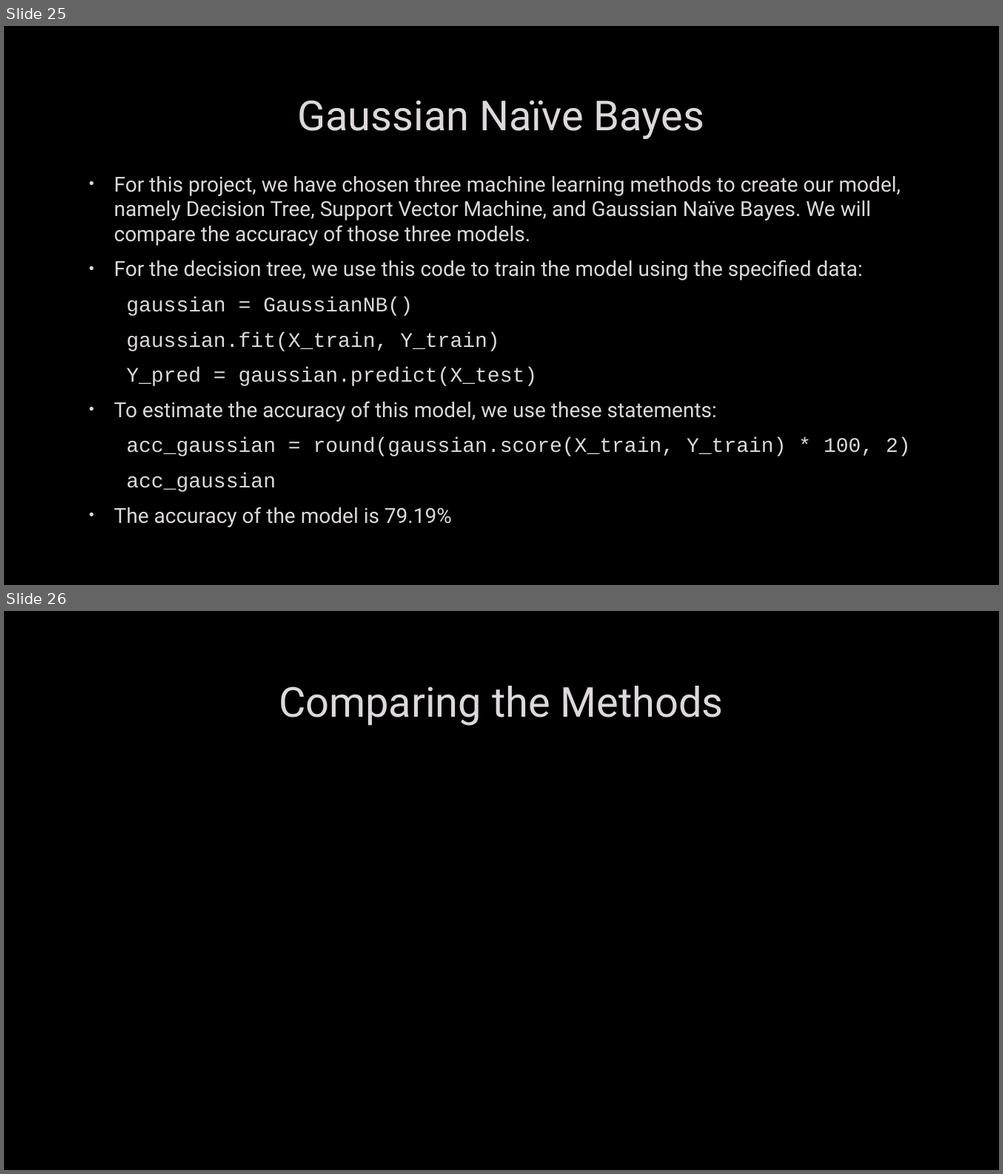
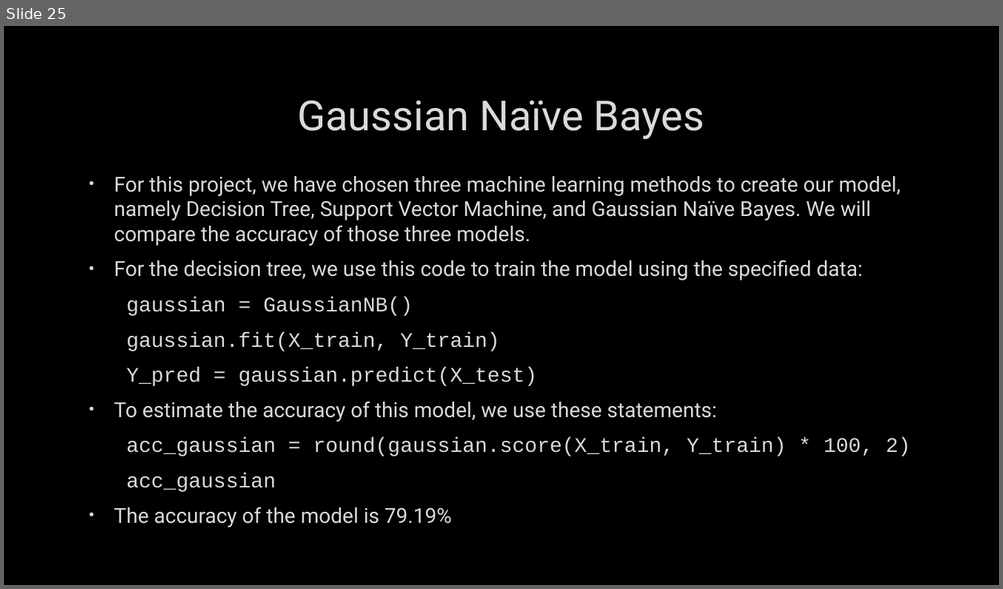
Before and after one commit to Moaaz-Mahmoud/Third-Year-Electrical-Testing-3A, a slide deck: projects-for-the-practical-exam/titanic/presentation.pptx. Shown one above the other, each under a label of ours: slides 25 and 26 before the commit, slide 25 after it. The pictures are 1003x1174 and 1003x589 pixels, drawn with LibreOffice and Linux fonts; fonts in the diff are those of the drawing; background and template pictures are left out. Boxes give left, top, right and bottom in pixels: in the first picture for what was removed or moved away, otherwise in the second. Text is boxed around its words. In the diff, an @@ line names an element or a change of style, - is before the commit and + after.

```diff
--- a/projects-for-the-practical-exam/titanic/presentation.pptx
+++ b/projects-for-the-practical-exam/titanic/presentation.pptx
@@ slide 26 removed at box(4, 611, 999, 1170), background picture (left out) @@
@@ title removed at box(279, 686, 723, 726) @@
-Comparing the Methods
```
Also in this commit, not shown: 32 other files.
